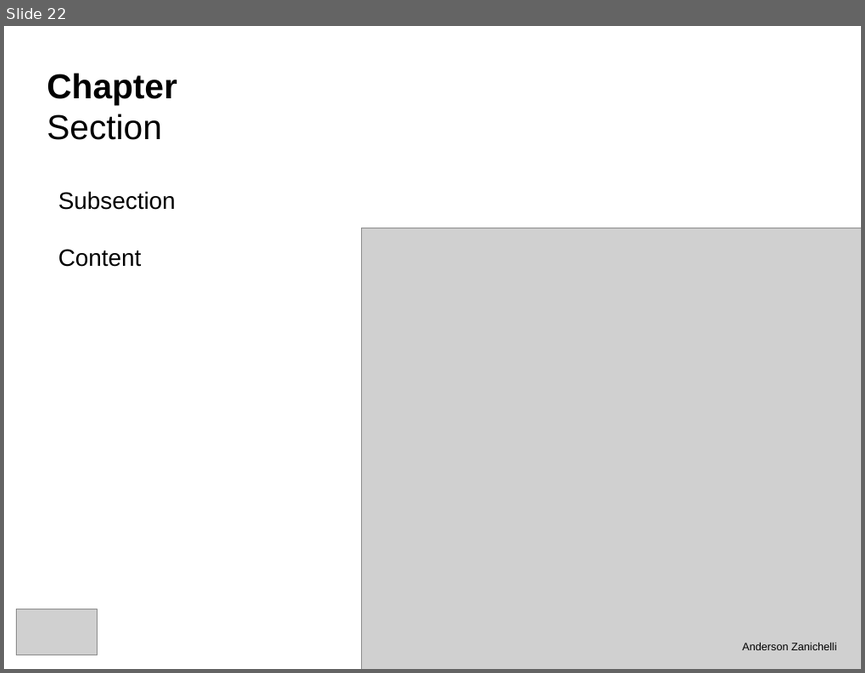
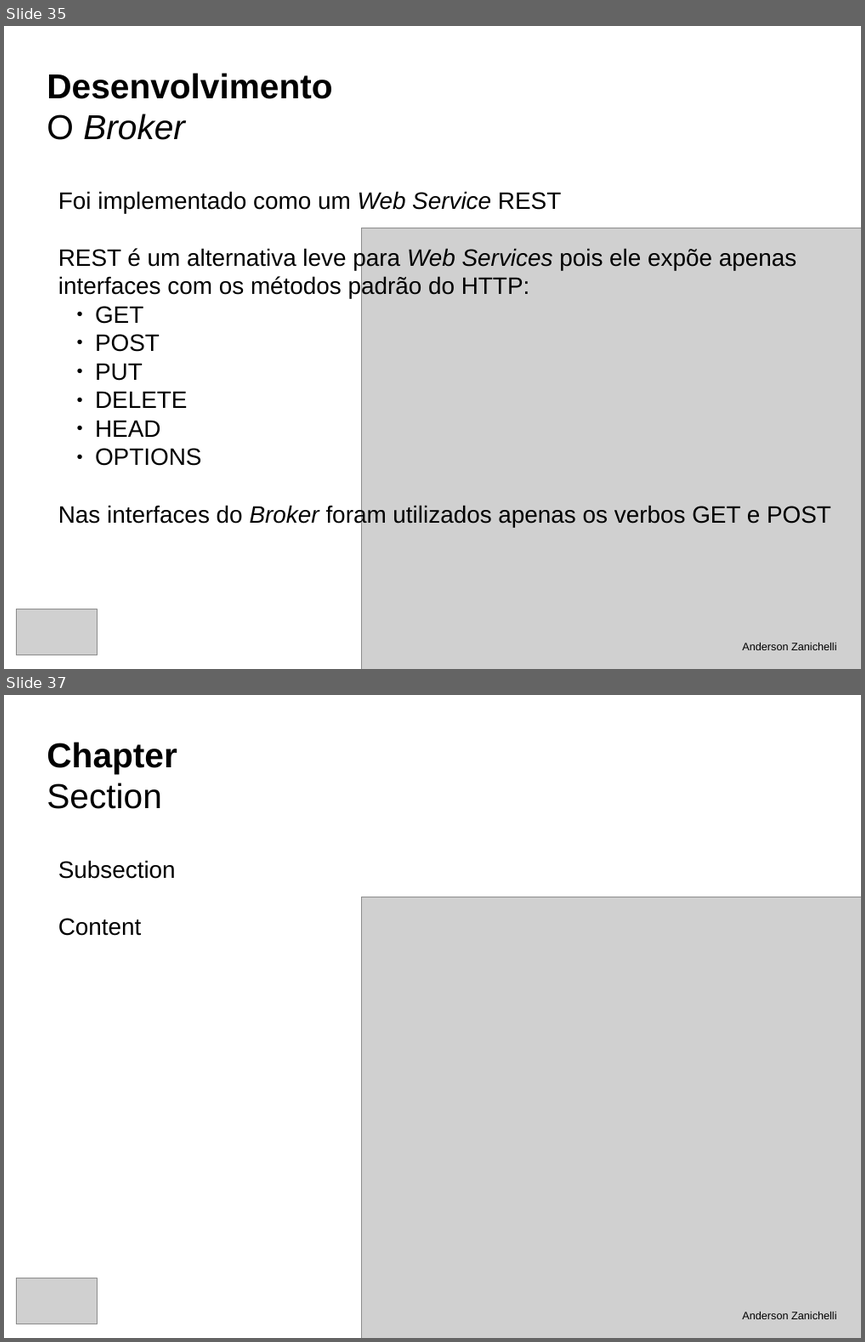
Before and after one commit to andersonzanichelli/tcc-informatica, a slide deck: defesa.odp. Shown one above the other, each under a label of ours: slide 22 before the commit, slides 35 and 37 after it; the slides between them are not shown. The pictures are 865x673 and 865x1342 pixels, drawn with LibreOffice and Linux fonts; fonts in the diff are those of the drawing; grey boxes stand for pictures. Boxes give left, top, right and bottom in pixels: in the first picture for what was removed or moved away, otherwise in the second. Text is boxed around its words. In the diff, an @@ line names an element or a change of style, - is before the commit and + after.

Commit message:
Defesa - Desenvolvimento

```diff
--- a/defesa.odp
+++ b/defesa.odp
@@ slide 35 added at box(4, 26, 861, 669), background #FFFFFF @@
@@ title added at box(46, 73, 332, 140), 32 pt, text #000000, bold @@
+Desenvolvimento
+O Broker
@@ text added at box(58, 191, 831, 527), 22 pt, text #000000 @@
+Foi implementado como um Web Service REST
+REST é um alternativa leve para Web Services pois ele expõe apenas
+interfaces com os métodos padrão do HTTP:
+  ● GET
+  ● POST
+  ● PUT
+  ● DELETE
+  ● HEAD
+  ● OPTIONS
+Nas interfaces do Broker foram utilizados apenas os verbos GET e POST
@@ picture added at box(362, 228, 861, 669) @@
@@ picture added at box(17, 609, 98, 655) @@
@@ text added at box(742, 641, 836, 650), 10 pt, text #000000 @@
+Anderson Zanichelli
@@ what was slide 22 is now slide 37 @@
```
Also in this commit, not shown: 1 slide changed, 15 other slides added, 2 slides removed, 12 other files.
